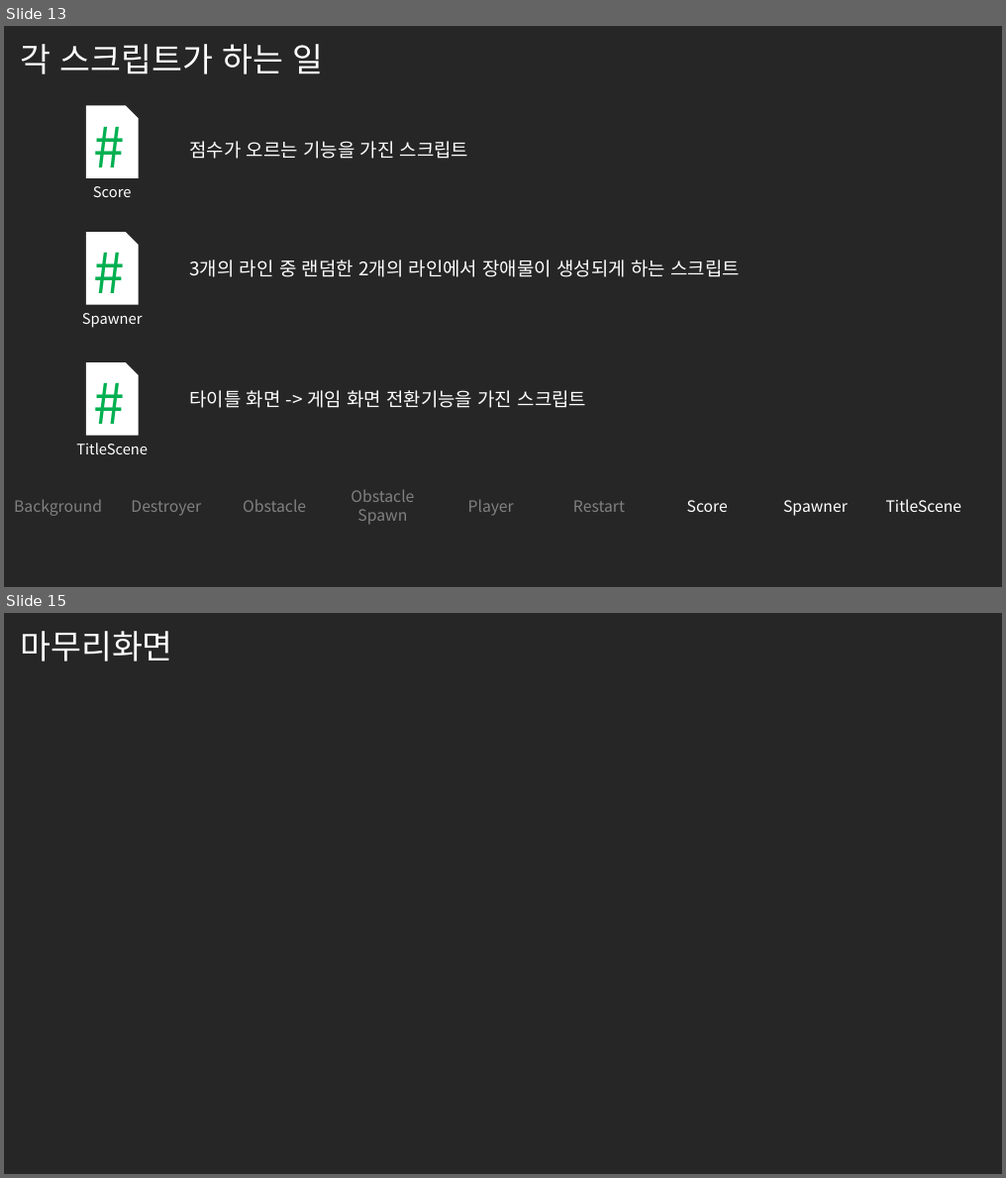
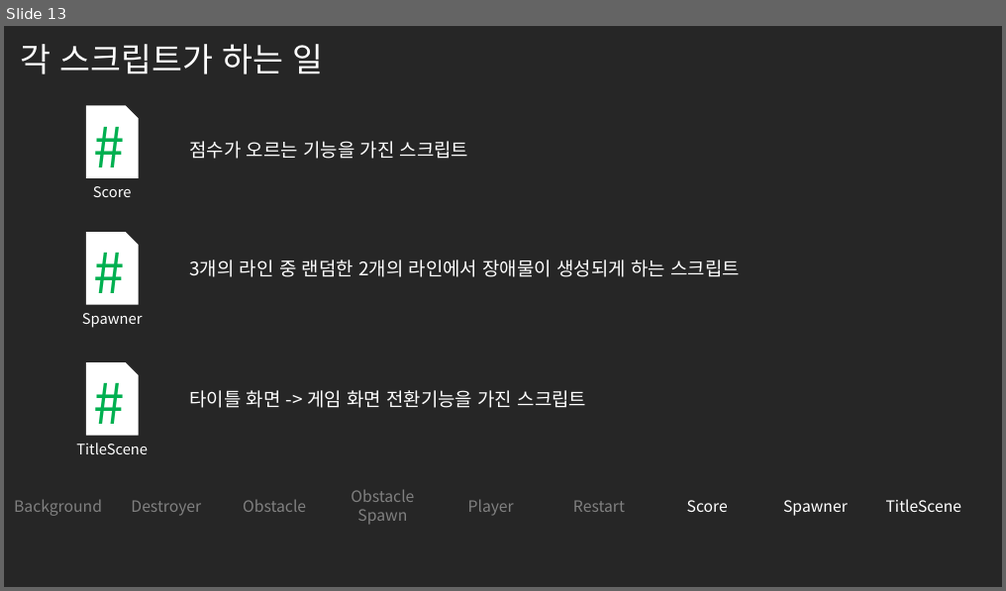
Before and after one commit to SeunghoHam/semicolon_EndlessRunner, a slide deck: 세미콜론 게임부분 강의자료.pptx. Shown one above the other, each under a label of ours: slides 13 and 15 before the commit, slide 13 after it; the slides between them are not shown. The pictures are 1006x1178 and 1006x591 pixels, drawn with LibreOffice and Linux fonts; fonts in the diff are those of the drawing; background and template pictures are left out. Boxes give left, top, right and bottom in pixels: in the first picture for what was removed or moved away, otherwise in the second. Text is boxed around its words. In the diff, an @@ line names an element or a change of style, - is before the commit and + after.

```diff
--- a/세미콜론 게임부분 강의자료.pptx
+++ b/세미콜론 게임부분 강의자료.pptx
@@ slide 15 removed at [4, 613, 1002, 1174], background #262626 @@
@@ title removed at [20, 631, 173, 662] @@
-마무리화면
```
Also in this commit, not shown: 3 slides changed, 2 slides added, 1 other slide removed.
